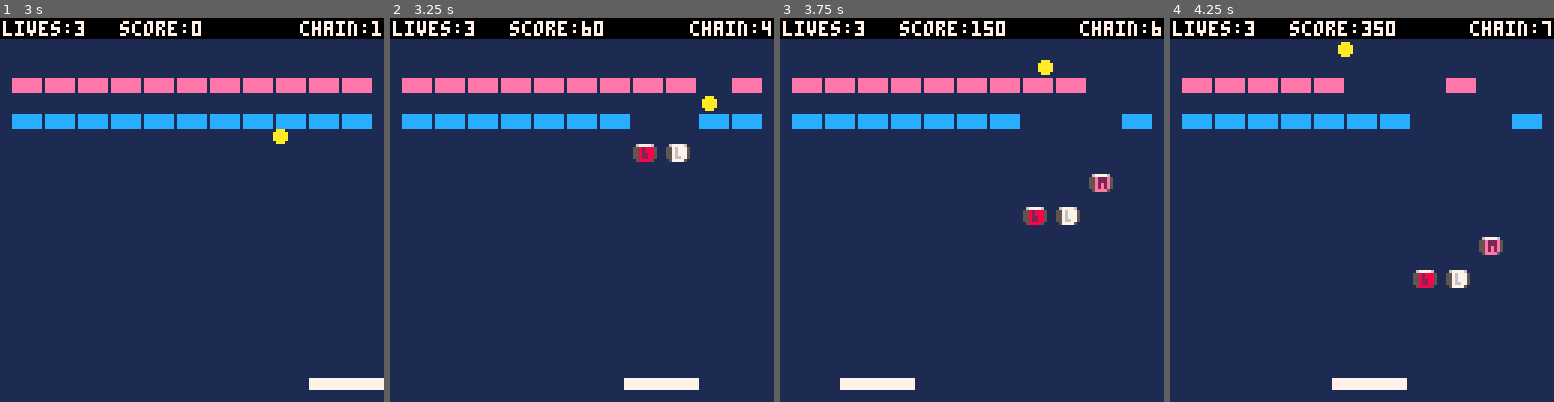
Above: before the commit, frames 1-4 (left to right).
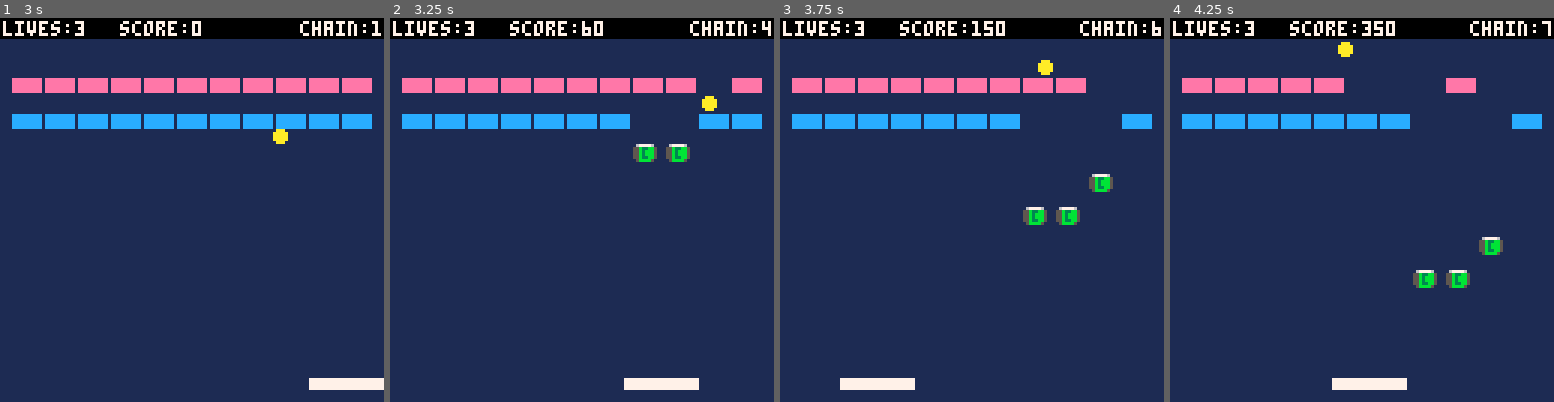
Above: after the commit, the same moments.

Repository: steka/lazydevs-pico8-breakout-hero
Game: PICO-8 cartridge hero1.p8
The game is run twice, just before and just after one commit, with the same random seed, the same clock (stepped at 60 frames per second) and the same inputs.
Inputs:
- Up to frame 1 (3 s): tap O (Z key) at 0.7, 1.7, 2.1, 2.5, 2.9 s; hold Right 1.6-2.1 s; hold Right from 2.47 s (still down)
- Up to frame 2 (3.25 s): release Right at 3.03 s; hold Left from 3.08 s (still down)
- Up to frame 3 (3.75 s): tap O (Z key) at 3.3, 3.7 s; release Left at 3.58 s
- Up to frame 4 (4.25 s): hold Right from 4.02 s (still down); tap O (Z key) at 4.1 s

Frame 1 is identical in both runs. In frame 2, 0.3% of the frame differs, in the area x 64-78%, y 33-38%; in frame 3, 0.4%, in the area x 64-86%, y 41-54%; in frame 4, 0.4%.

Commit message:
Breakout #23 - Powerups 1
https://www.youtube.com/watch?v=T1ATYF_PPn0

Diff:
--- a/hero1.p8
+++ b/hero1.p8
@@ -3,11 +3,9 @@
 __lua__
 --goals
 -- 6. powerups
---     - black pill
+--     - make catch remember
 
 --     - speed down
---     - 1up
---     - sticky
 --     - expand/reduct
 --     - megaball
 --     - multiball
@@ -187,6 +185,9 @@
  sticky=true
  --0.50
  --1.30
+ powerup=0
+ powerup_t=0
+
 end
 
 function setang(ang)
@@ -322,6 +323,11 @@
    end
    sfx(1)
    chain=1
+
+   --catch powerup
+   if powerup==3 then
+    sticky = true
+   end
   end
 
   brickhit=false
@@ -343,23 +349,7 @@
   ball_x=nextx
   ball_y=nexty
 
-  -- move pills
-  -- check collision for pills
-  for i=1,#pill_x do
-   if pill_v[i] then
-    pill_y[i]+=0.7
-    if pill_y[i] > 128 then
-     pill_v[i]=false
-    end
-    if box_box(pill_x[i],pill_y[i],8,6,pad_x,pad_y,pad_w,pad_h) then
-     pill_v[i]=false
-     sfx(11)
-    end
-   end
-  end
-
-  checkexplosions()
-
+  -- check if ball left screen
   if nexty > 127 then
    sfx(2)
    lives-=1
@@ -369,13 +359,73 @@
     serveball()
    end
   end
- end
+
+ end -- end of sticky if
+
+ -- move pills
+ -- check collision for pills
+ for i=1,#pill_x do
+  if pill_v[i] then
+   pill_y[i]+=0.7
+   if pill_y[i] > 128 then
+    pill_v[i]=false
+   end
+   if box_box(pill_x[i],pill_y[i],8,6,pad_x,pad_y,pad_w,pad_h) then
+    powerupget(pill_t[i])
+    pill_v[i]=false
+    sfx(11)
+   end
+  end
+ end
+
+ checkexplosions()
 
  if levelfinished() then
   _draw()
   levelover()
  end
 
+ if powerup!=0 then
+  powerup_t-=1
+  --debug = powerup_t
+  if powerup_t<=0 then
+   powerup=0
+  end
+ end
+
+end
+
+function powerupget(_p)
+ if _p == 1 then
+  -- slowdown
+  powerup = 1
+  powerup_t = 0
+ elseif _p == 2 then
+  -- life
+  powerup = 0
+  powerup_t = 0
+  lives+=1
+ elseif _p == 3 then
+  -- catch
+  powerup = 3
+  powerup_t = 900
+ elseif _p == 4 then
+  -- expand
+  powerup = 4
+  powerup_t = 0
+ elseif _p == 5 then
+  -- reduce
+  powerup = 5
+  powerup_t = 0
+ elseif _p == 6 then
+  -- megaball
+  powerup = 6
+  powerup_t = 0
+ elseif _p == 7 then
+  -- multiball
+  powerup = 7
+  powerup_t = 0
+ end
 end
 
 function hitbrick(_i,_combo)
@@ -416,7 +466,7 @@
  local _t
 
  _t = flr(rnd(7))+1
-
+ _t = 3
  add(pill_x,_x)
  add(pill_y,_y)
  add(pill_v,true)
